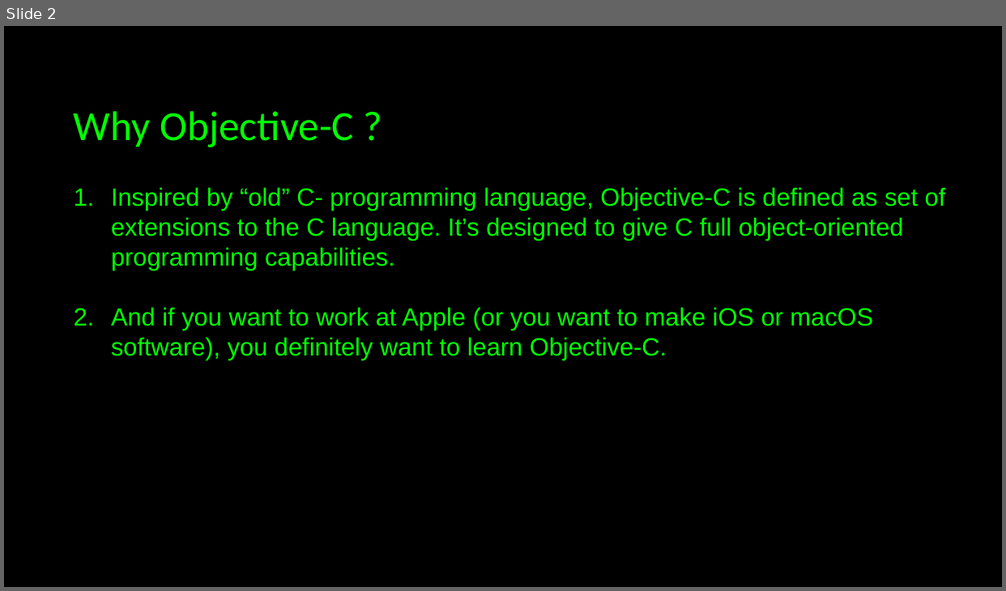
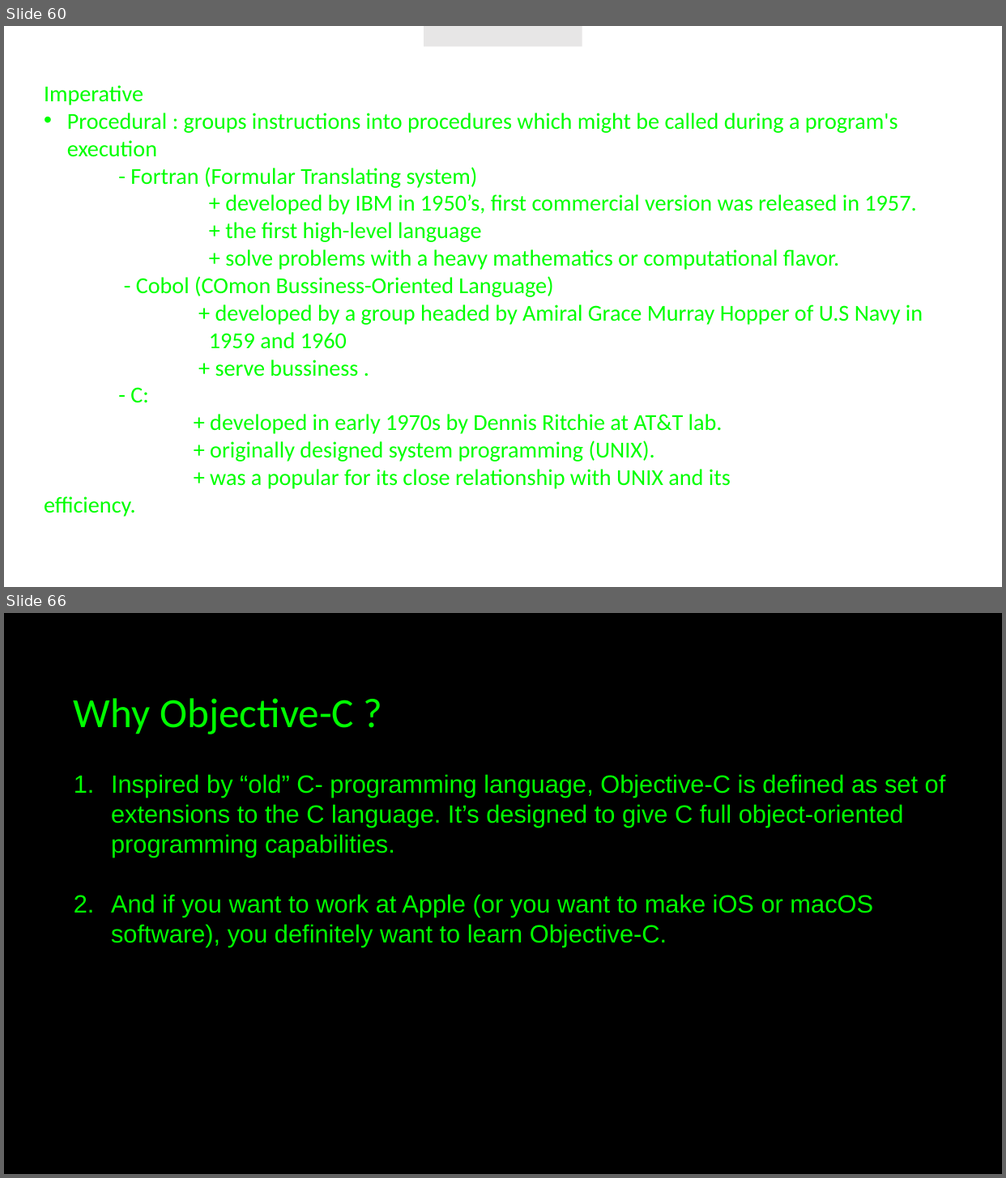
Before and after one commit to JustCodeandChill/Objective-C-presentation, a slide deck: OBJECTIVE-C.pptx. Shown one above the other, each under a label of ours: slide 2 before the commit, slides 60 and 66 after it; the slides between them are not shown. The pictures are 1006x591 and 1006x1178 pixels, drawn with LibreOffice and Linux fonts; fonts in the diff are those of the drawing; background and template pictures are left out. Boxes give left, top, right and bottom in pixels: in the first picture for what was removed or moved away, otherwise in the second. Text is boxed around its words. In the diff, an @@ line names an element or a change of style, - is before the commit and + after.

```diff
--- a/OBJECTIVE-C.pptx
+++ b/OBJECTIVE-C.pptx
@@ slide 60 added at <box>4,26,1002,587</box>, background picture (left out) @@
@@ rectangle added at <box>424,26,582,47</box>, fill #E7E6E6 @@
@@ text added at <box>44,85,923,517</box>, 22 pt, text #00FF00 @@
+Imperative
+• Procedural : groups instructions into procedures which might be called during a program's execution
+- Fortran (Formular Translating system)
++ developed by IBM in 1950’s, first commercial version was released in 1957.
++ the first high-level language
++ solve problems with a heavy mathematics or computational flavor.
+- Cobol (COmon Bussiness-Oriented Language)
++ developed by a group headed by Amiral Grace Murray Hopper of U.S Navy in
+1959 and 1960
++ serve bussiness .
+- C:
++ developed in early 1970s by Dennis Ritchie at AT&T lab.
++ originally designed system programming (UNIX).
++ was a popular for its close relationship with UNIX and its efficiency.
@@ what was slide 2 is now slide 66 @@
```
Also in this commit, not shown: 1 slide changed, 63 other slides added.
